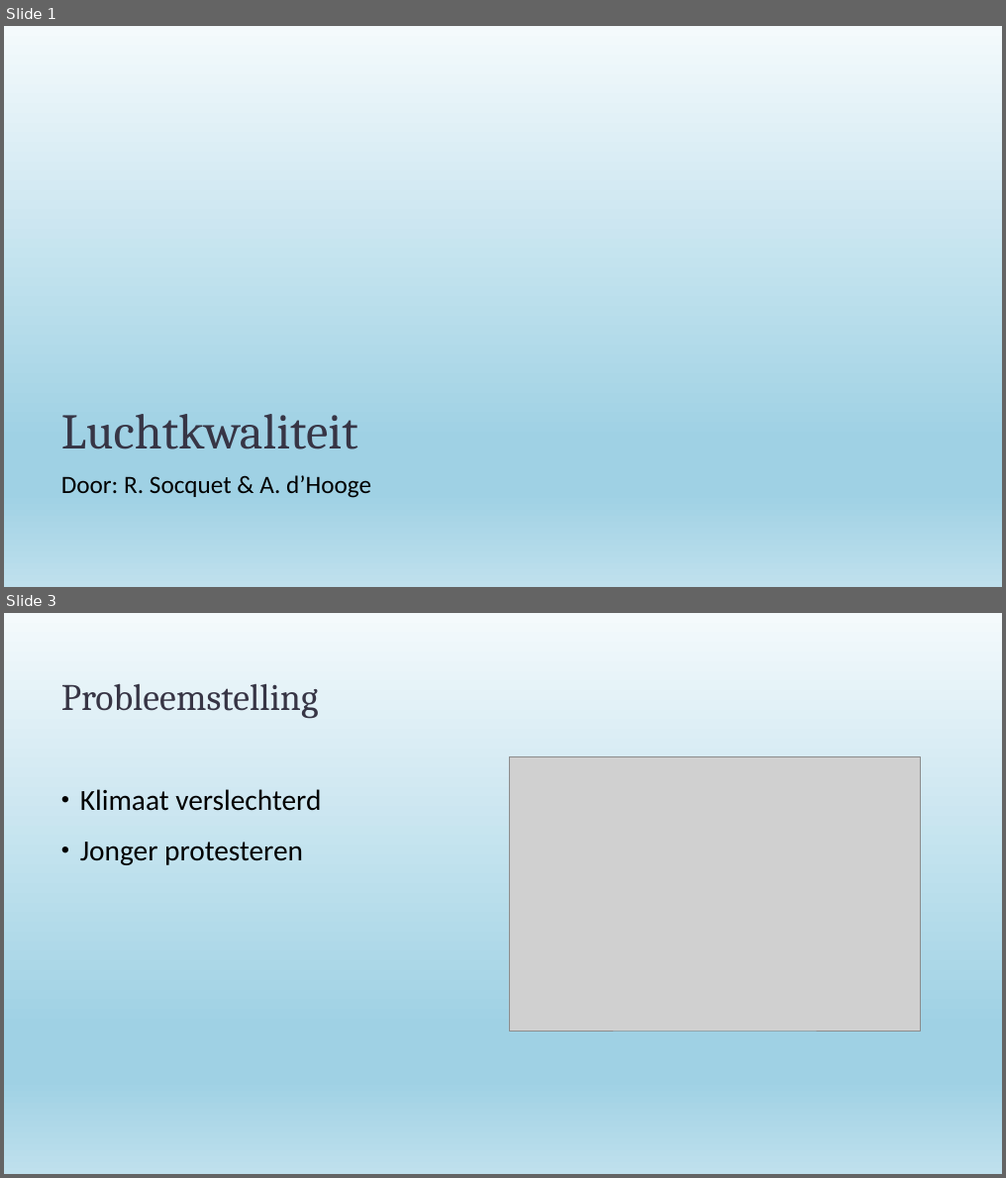
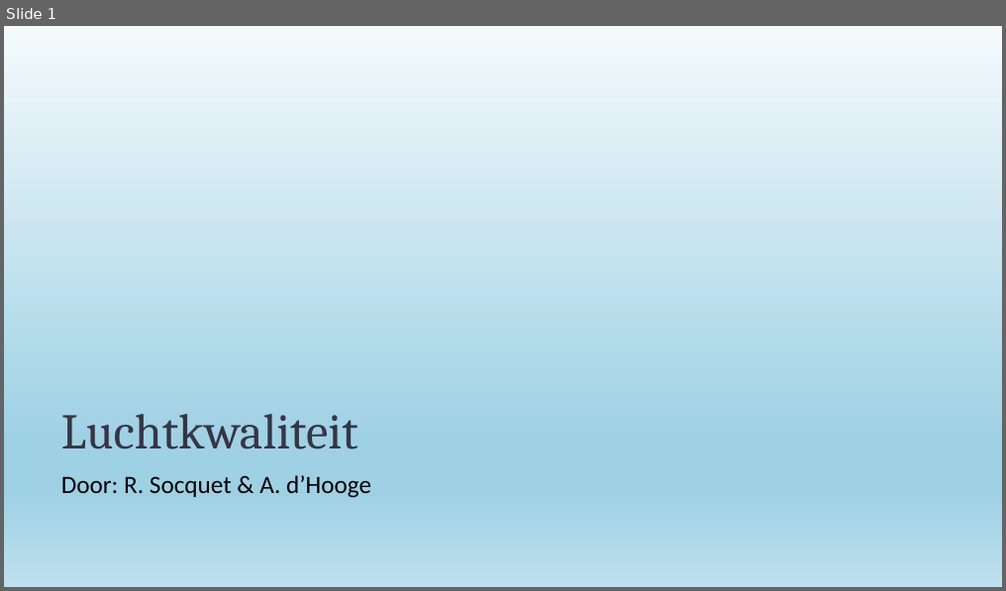
Before and after one commit to Tuur123/GIP, a slide deck: GIP-PPT-2_RS_AdH.pptx. Shown one above the other, each under a label of ours: slides 1 and 3 before the commit, slide 1 after it; the slides between them are not shown. The pictures are 1006x1178 and 1006x591 pixels, drawn with LibreOffice and Linux fonts; fonts in the diff are those of the drawing; grey boxes stand for pictures; background and template pictures are left out. Boxes give left, top, right and bottom in pixels: in the first picture for what was removed or moved away, otherwise in the second. Text is boxed around its words. In the diff, an @@ line names an element or a change of style, - is before the commit and + after.

```diff
--- a/GIP-PPT-2_RS_AdH.pptx
+++ b/GIP-PPT-2_RS_AdH.pptx
@@ slide 3 removed at [4,613,1002,1174], background gradient #F5F8FA to #EBF1F5 to #CEDBE6; not listed: 1 template element that a slide beside it also shows @@
@@ title removed at [61,683,318,719] @@
-Probleemstelling
@@ picture removed at [509,757,921,1032] @@
@@ text removed at [80,789,321,865] @@
-• Klimaat verslechterd
-• Jonger protesteren
```
Also in this commit, not shown: 1 slide changed, 5 slides added, 1 other slide removed.
